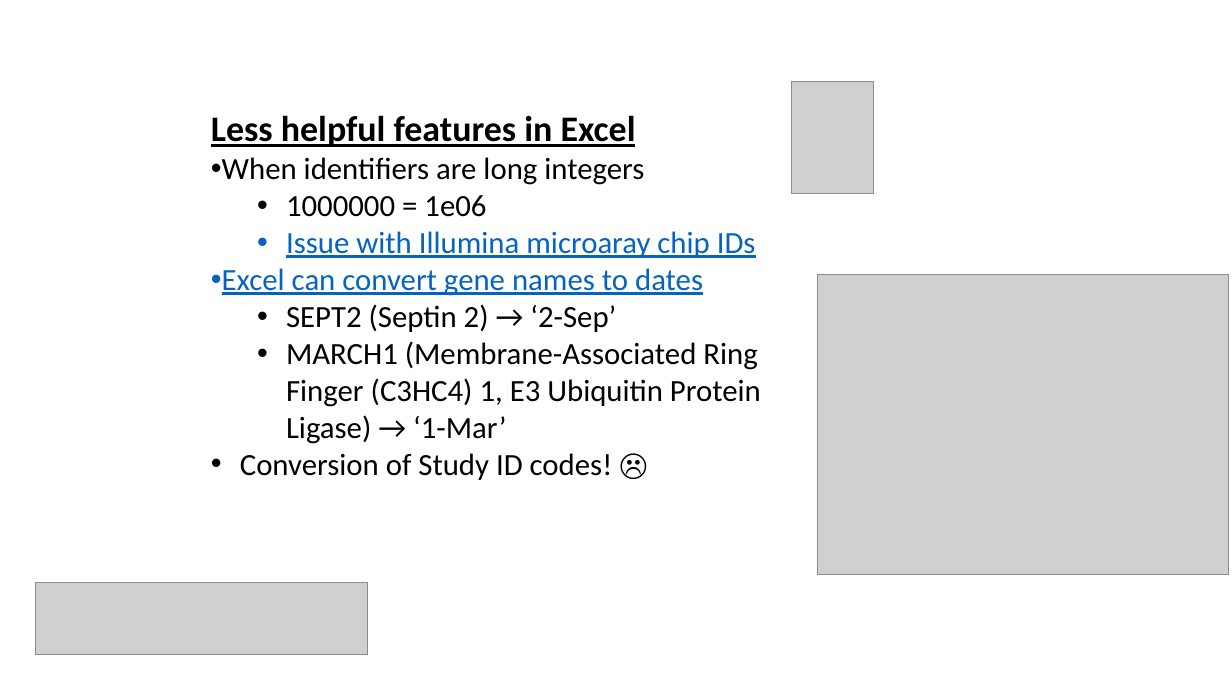
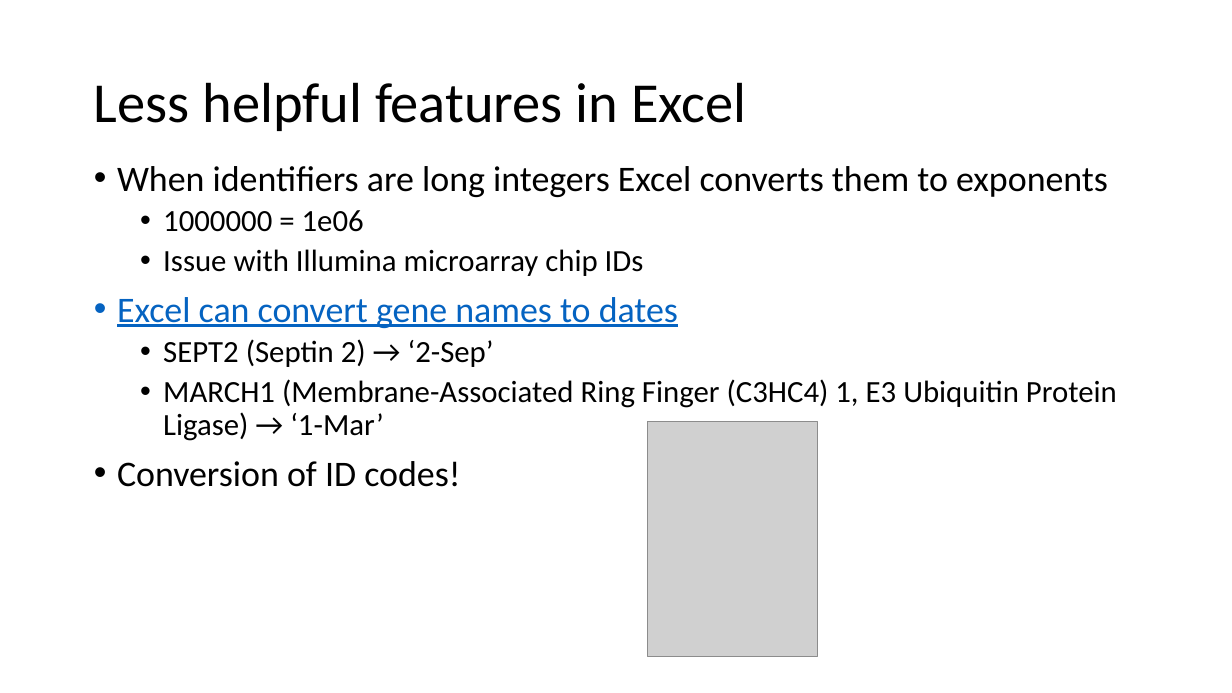
Before and after one commit to bioinformatics-core-shared-training/Managing-your-research-data, a slide deck: slide 7 of data_formatting.pptx. Drawn at 1232x693 pixels with LibreOffice and Linux fonts; fonts in the diff are those of the drawing; grey boxes stand for pictures; background and template pictures are left out. Boxes give left, top, right and bottom in pixels: in the first picture for what was removed or moved away, otherwise in the second. Text is boxed around its words. In the diff, an @@ line names an element or a change of style, - is before the commit and + after.

Commit message:
Update data formatting slides

```diff
--- a/data_formatting.pptx
+++ b/data_formatting.pptx
@@ title added at [94,82,747,131], 44 pt, text #000000 @@
+Less helpful features in Excel
@@ text "When identifiers are long integers ...": place and size @@
-text "When identifiers are long integers ..." at [211,115,761,480]
+text "When identifiers are long integers ..." at [117,166,1117,487]
@@ text at [117,166,1108,197]: text changed; size 24 to 28 pt @@
-Less helpful features in Excel
-• When identifiers are long integers
+• When identifiers are long integers Excel converts them to exponents
@@ text at [117,210,1117,441]: size 24 to 28 pt in "Excel can convert gene names to dates"; indent changed; line spacing 1 to 0.9; more space between paragraphs @@
@@ text at [163,249,644,276]: text changed; text colour #0563C1 to #000000 @@
-  • Issue with Illumina microaray chip IDs
+  • Issue with Illumina microarray chip IDs
@@ picture removed at [818,274,1228,575] @@
@@ picture: place and size @@
-picture at [792,81,874,194]
+picture at [647,421,818,656]
@@ text at [117,461,460,487]: text changed; size 24 to 28 pt @@
-• Conversion of Study ID codes! ☹
+• Conversion of ID codes!
@@ picture removed at [36,582,368,655] @@
```
Also in this commit, not shown: 17 other slides changed, 7 slides added, 13 slides removed, 5 other files.
